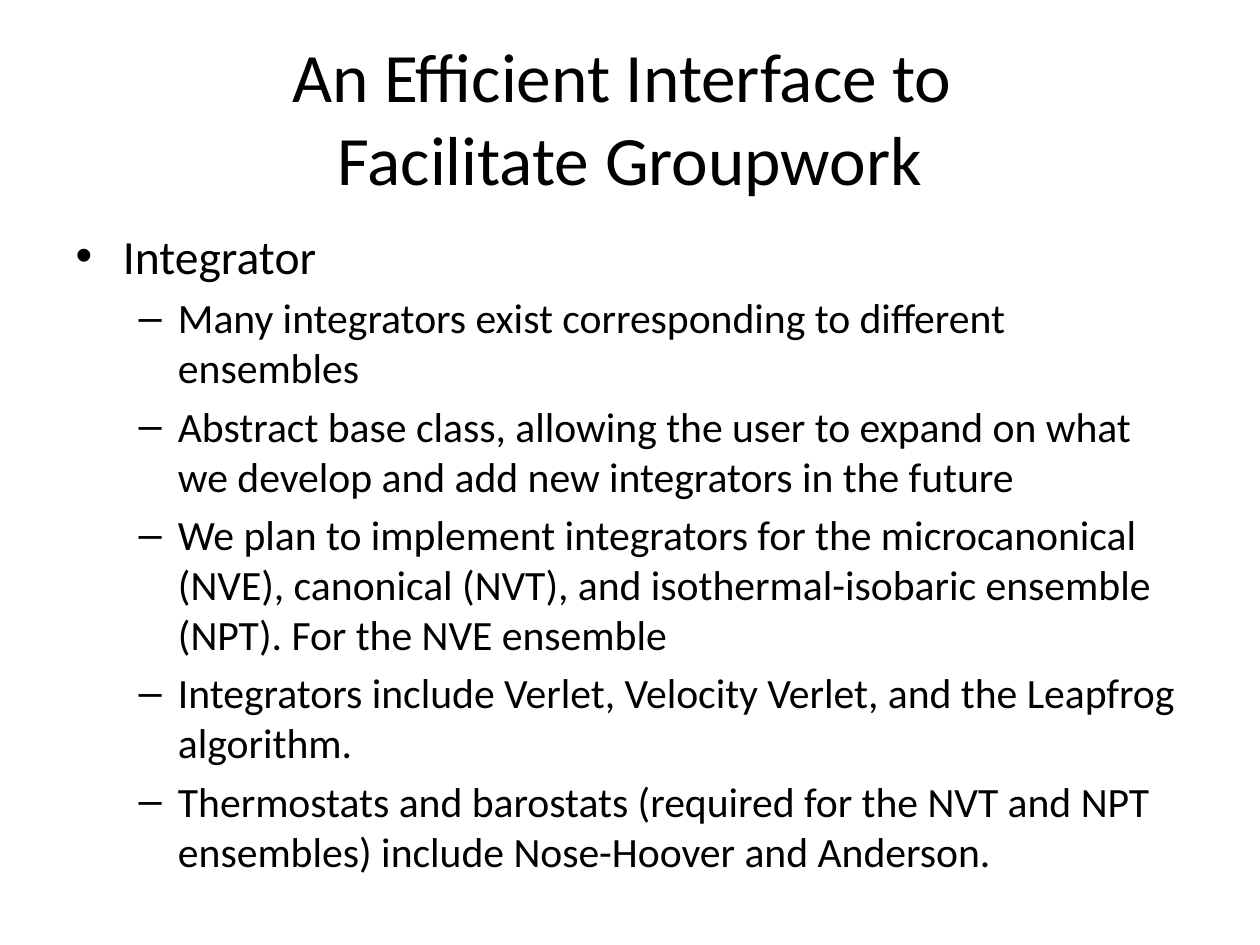
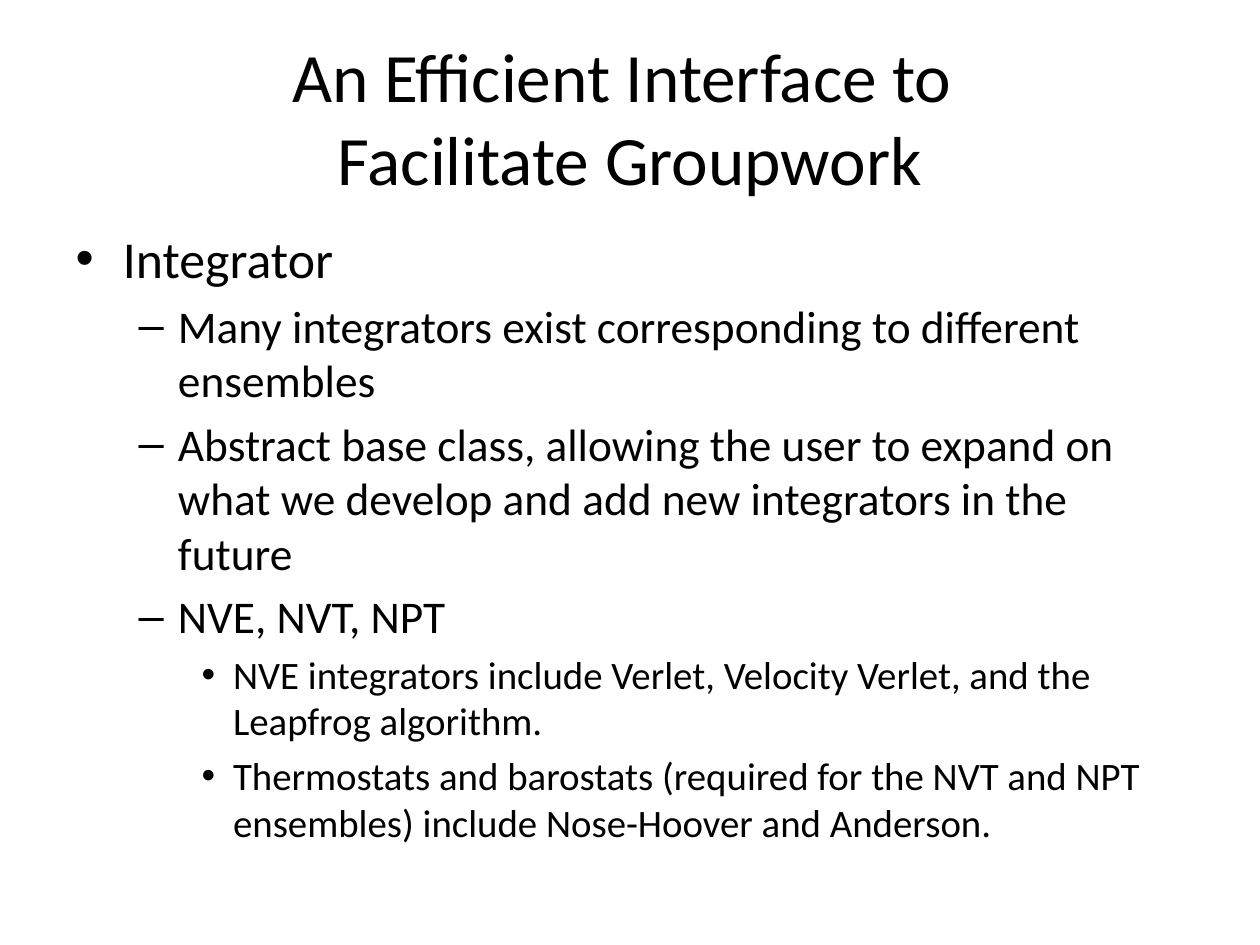
Before and after one commit to PrincetonUniversity/PrincetonCBEMDMPI, a slide deck: slide 10 of designreview/designreview.pptx (slide 12 before the commit). Drawn at 1260x945 pixels with LibreOffice and Linux fonts; fonts in the diff are those of the drawing. Boxes give left, top, right and bottom in pixels: in the first picture for what was removed or moved away, otherwise in the second. Text is boxed around its words. In the diff, an @@ line names an element or a change of style, - is before the commit and + after.

```diff
--- a/designreview/designreview.pptx
+++ b/designreview/designreview.pptx
@@ text at [123, 244, 1140, 842]: size 27.2 to 29.6 pt in "Integrator"; size 23.8 to 25.9 pt in "Many integrators exist corresponding to different ensembles", "Abstract base class, allowing the user to ..."; size 23.8 to 22.2 pt in "Thermostats and barostats (required for the NVT ..."; bullet – to •; list level 2 to 3 in "Thermostats and barostats (required for ..." @@
@@ text at [178, 604, 1091, 742]: text changed; size 23.8 to 22.2 pt @@
-  – We plan to implement integrators for the microcanonical (NVE), canonical (NVT), and isothermal-isobaric ensemble (NPT). For the NVE ensemble
-  – Integrators include Verlet, Velocity Verlet, and the Leapfrog algorithm.
+  – NVE, NVT, NPT
+    • NVE integrators include Verlet, Velocity Verlet, and the Leapfrog algorithm.
```
Also in this commit, not shown: 7 other slides changed, 2 slides removed.
